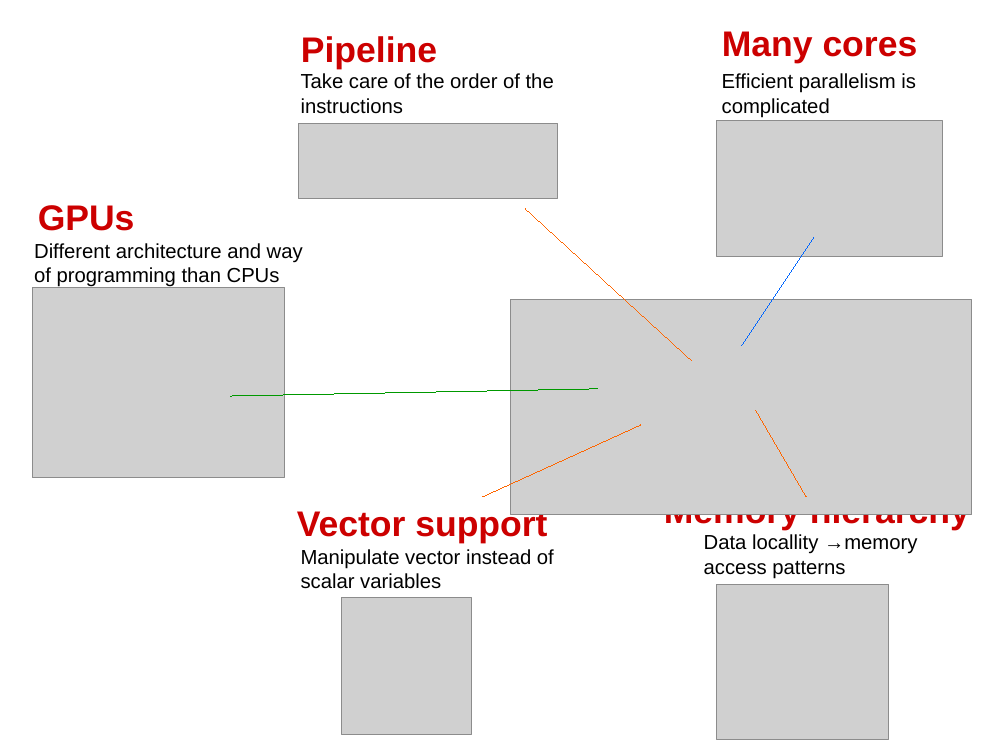
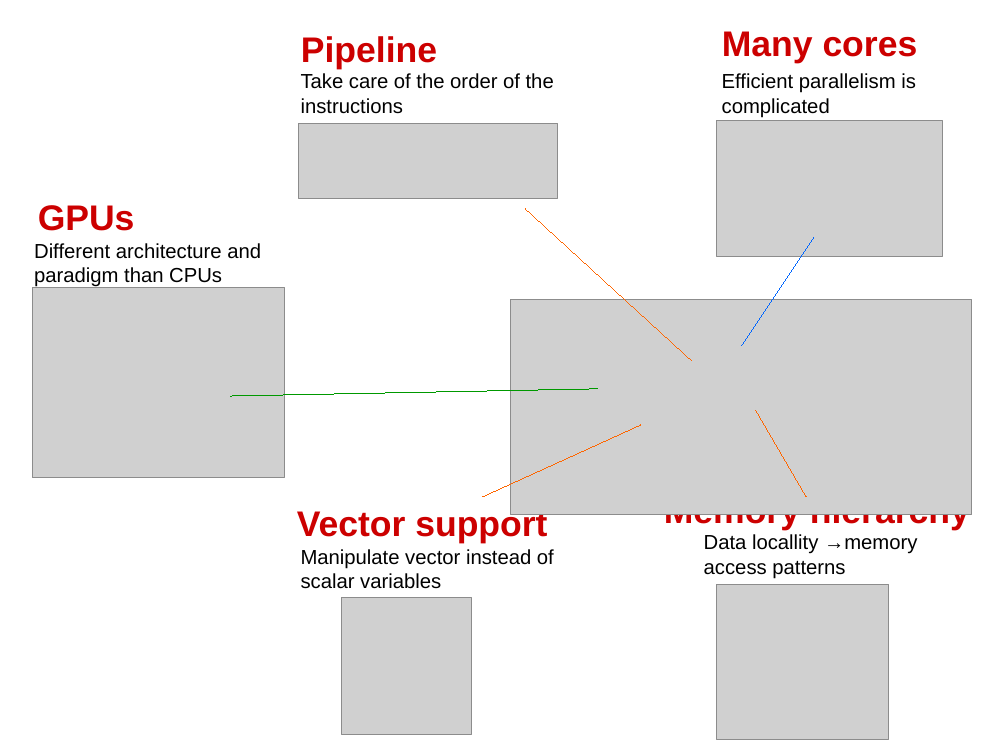
Before and after one commit to swhatelse/M2_internship, a slide deck: slide 1 of org/Presentations/defense/model/HPC_v2_4.odp. Drawn at 1008x756 pixels with LibreOffice and Linux fonts; fonts in the diff are those of the drawing; grey boxes stand for pictures. Boxes give left, top, right and bottom in pixels: in the first picture for what was removed or moved away, otherwise in the second. Text is boxed around its words. In the diff, an @@ line names an element or a change of style, - is before the commit and + after.

```diff
--- a/org/Presentations/defense/model/HPC_v2_4.odp
+++ b/org/Presentations/defense/model/HPC_v2_4.odp
@@ text at [34,243,261,287]: text changed @@
-Different architecture and way of programming than CPUs
+Different architecture and paradigm than CPUs
```
Also in this commit, not shown: 2 other files.
